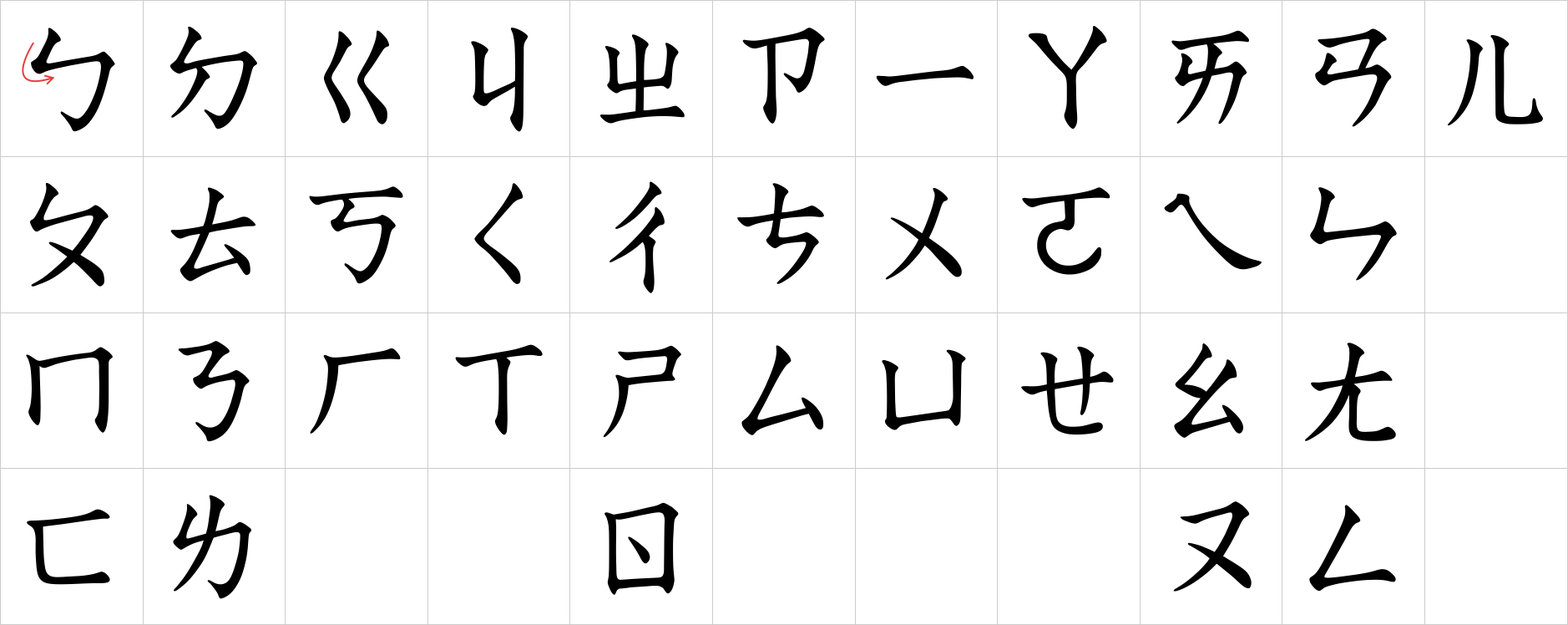
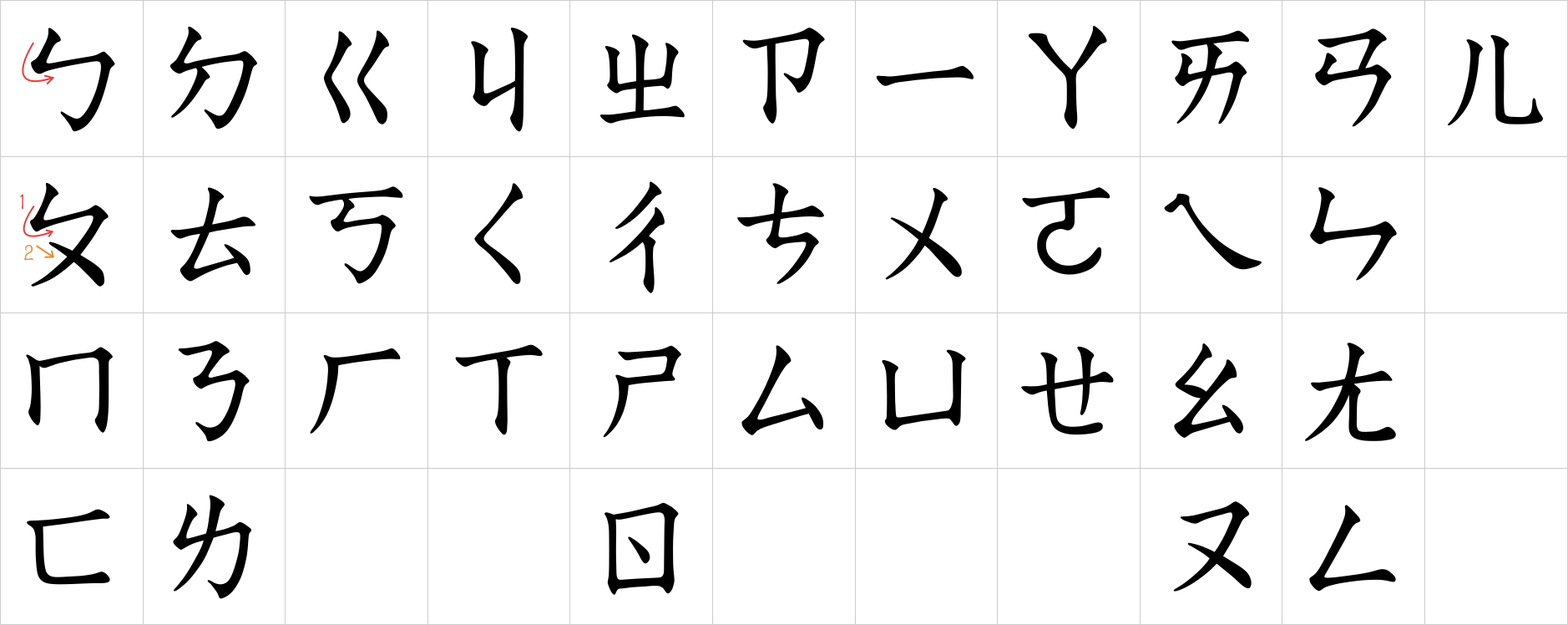
Comparing the layer stacks of the two (1568, 625) images. Changes:
added layer "2" above "1" over <box>24,244,35,261</box>
added layer "1" above "圖層" over <box>20,193,24,210</box>
painted on "圖層" over <box>22,205,55,258</box>
